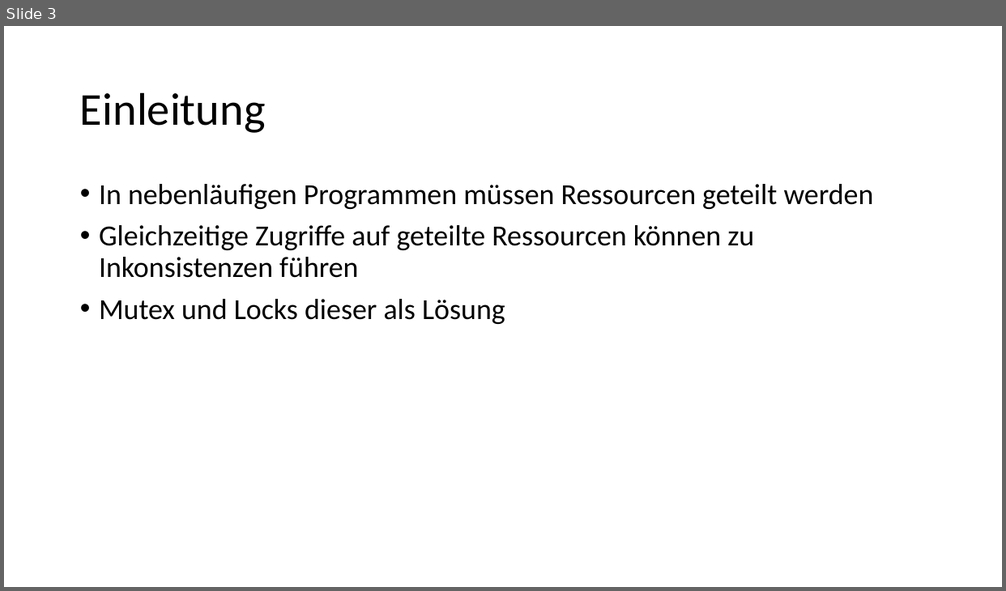
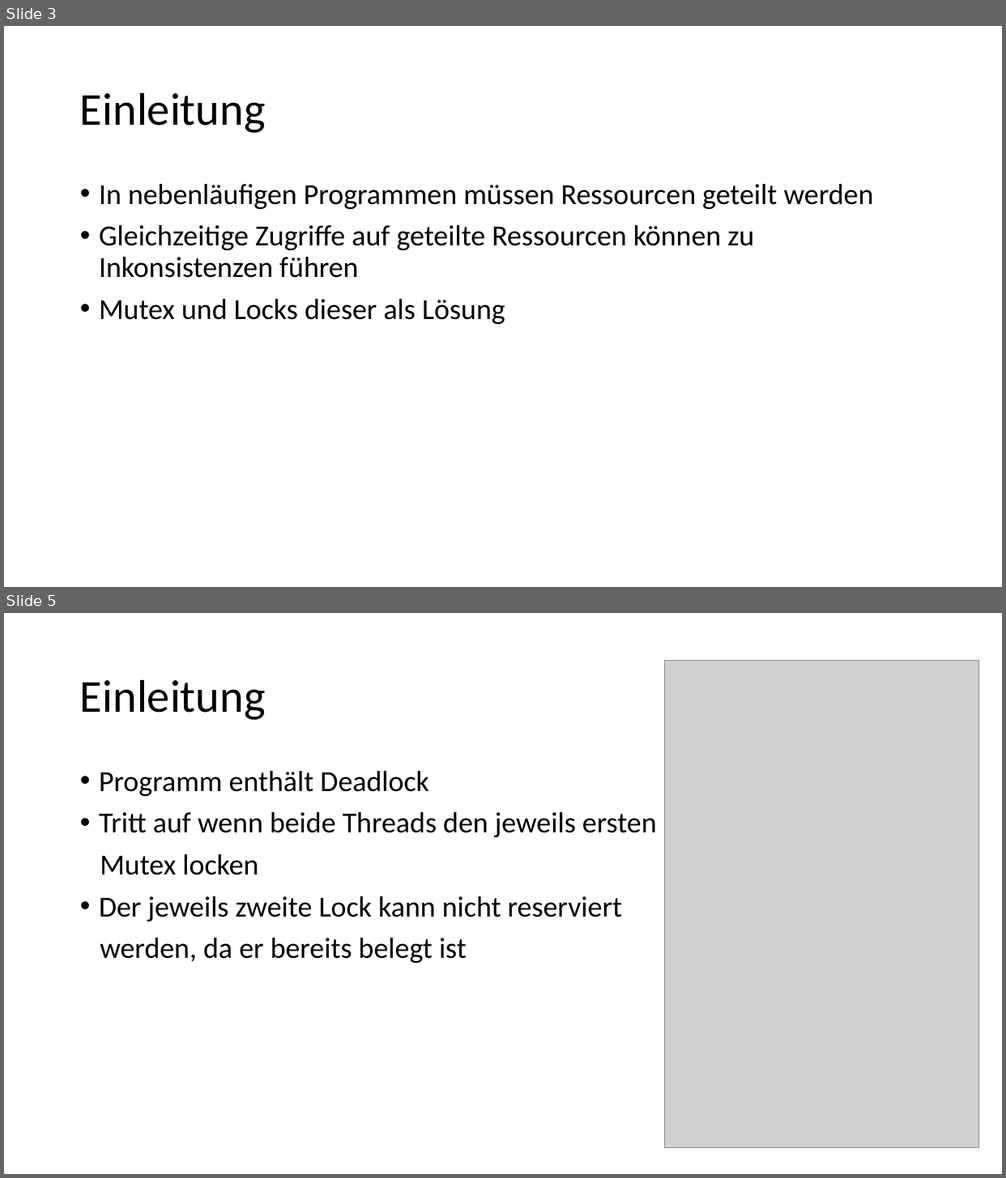
Before and after one commit to HuBaX/Seminararbeit, a slide deck: Sound Dynamic Deadlock Prediction in Linear Time.pptx. Shown one above the other, each under a label of ours: slide 3 before the commit, slides 3 and 5 after it; the slides between them are not shown. The pictures are 1006x591 and 1006x1178 pixels, drawn with LibreOffice and Linux fonts; fonts in the diff are those of the drawing; grey boxes stand for pictures. Boxes give left, top, right and bottom in pixels: in the first picture for what was removed or moved away, otherwise in the second. Text is boxed around its words. In the diff, an @@ line names an element or a change of style, - is before the commit and + after.

```diff
--- a/Sound Dynamic Deadlock Prediction in Linear Time.pptx
+++ b/Sound Dynamic Deadlock Prediction in Linear Time.pptx
@@ slide 5 added at box(4, 613, 1002, 1174), background #FFFFFF @@
@@ picture added at box(665, 661, 978, 1148) @@
@@ title added at box(80, 679, 266, 720), 44 pt, text #000000 @@
+Einleitung
@@ text added at box(99, 771, 657, 963), 28 pt, text #000000 @@
+• Programm enthält Deadlock
+• Tritt auf wenn beide Threads den jeweils ersten
+Mutex locken
+• Der jeweils zweite Lock kann nicht reserviert
+werden, da er bereits belegt ist
```
Also in this commit, not shown: 5 slides changed, 8 other slides added, 1 slide removed.
